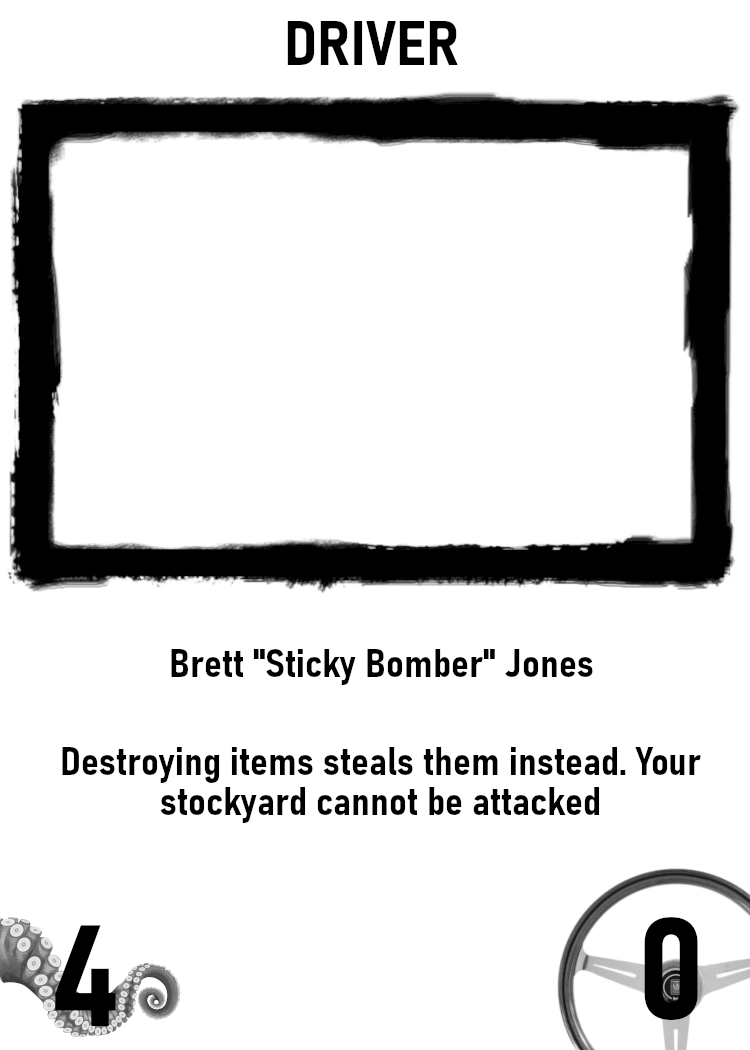
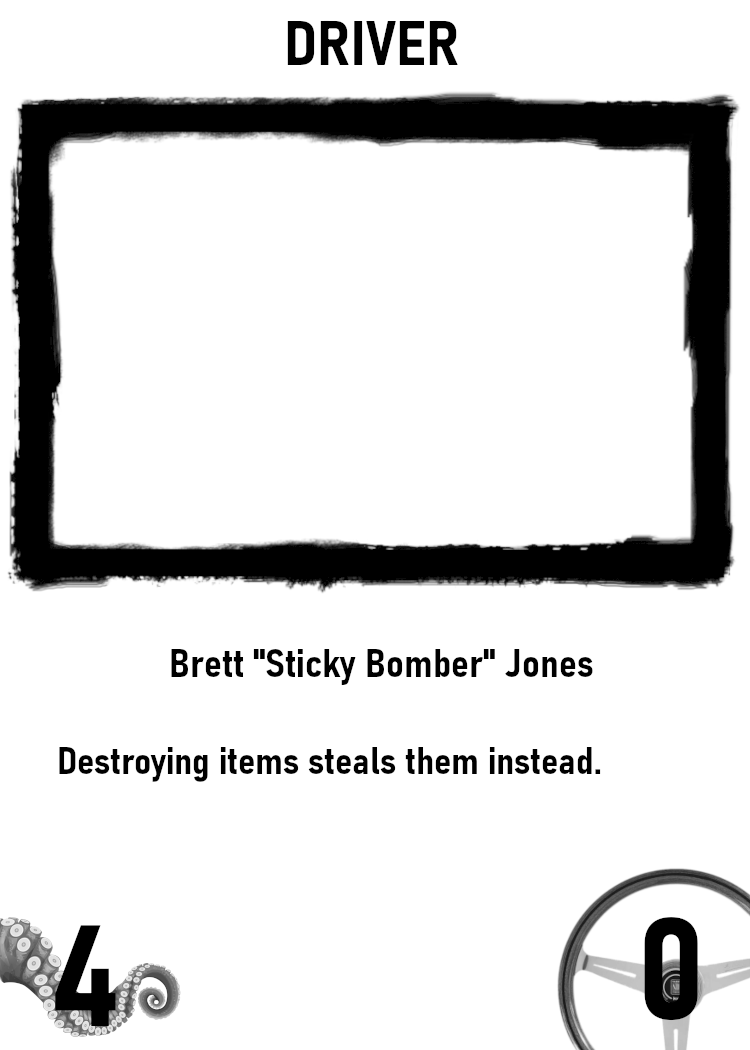
The second 750px x 1050px image is a revision of the first. Changes to its layers:
painted on "Background" over [59, 747, 750, 959]
